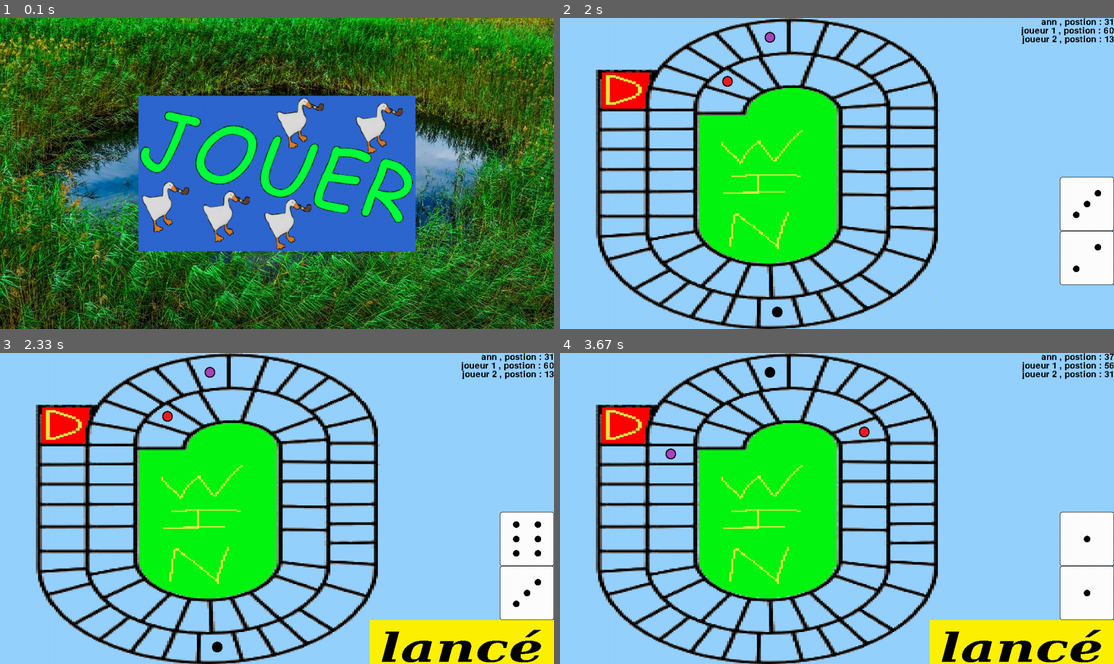
Above: before the commit, frames 1-4 (two rows, left to right).
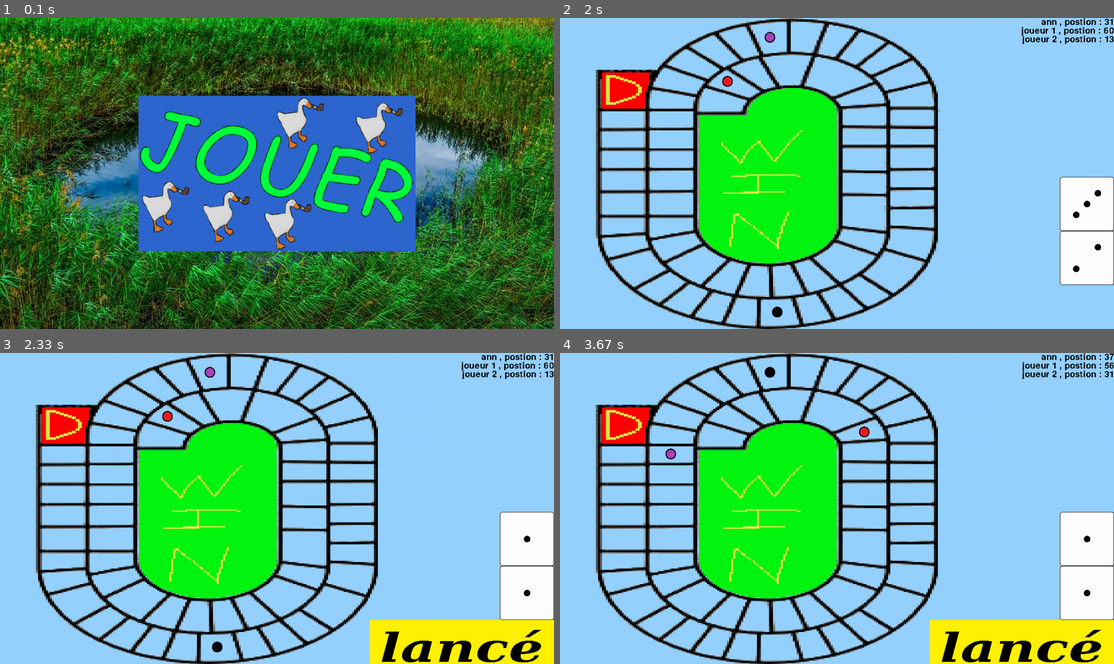
Above: after the commit, the same moments.

Repository: chokinyan/nsi-projet
Game: pygame game, started from projet nsi/projet.py
The game is run twice, just before and just after one commit, with the same random seed, the same clock (stepped at 60 frames per second) and the same inputs.
Inputs (mouse positions are in pixels of both pictures, inside the frame that each line leads up to):
- Up to frame 1 (0.1 s): no input
- Up to frame 2 (2 s): click (837, 173) at 0.38 s; click (632, 142) at 0.72 s; click (859, 210) at 1.05 s; type "ann" at 1.33 s; tap Enter at 1.67 s; click (1019, 307) at 1.95 s
- Up to frame 3 (2.33 s): no input
- Up to frame 4 (3.67 s): click (1019, 642) at 3.42 s

Frames 1-2 are identical in both runs. In frame 3, 1.4% of the frame differs, in the area x 6-98%, y 0-100%; in frame 4, nothing differs.

Commit message:
Update projet.py

Diff:
--- a/projet nsi/projet.py
+++ b/projet nsi/projet.py
@@ -26,10 +26,13 @@
             self.effet = ""
             self.joue = True
             self.bot = bot
-            self.nom = f"joueur {numero}"
+            if bot:
+                self.nom = f"BOT {numero}"
+            else :
+                self.nom = f"joueur {numero}"
 
         def new_position(self,déP : int,déD : int) -> None:
-            global tour,classement
+            global tour,classement,joueur
             total = déP + déD
             if tour < len(joueur):
                 if (déP == 6 and déD == 3) or (déP == 6 and déD == 3):
@@ -105,7 +108,7 @@
                     self.effet = ""
 
                 case default:
-                    pass
+                    return None
 
 class plateau:
         def __init__(self,numero_case : int) -> None:
@@ -295,11 +298,9 @@
                 pyg.time.wait(int(dée_sond.get_length()))
             if joueure[self.joueur_tour].joue:
                 joueure[self.joueur_tour].new_position(dée_1,dée_2)
-                self.partie(joueure=joueure)
             else :
-                #print(f'tour de {joueure[self.joueur_tour].nom} passer')
-                print(joueure[self.joueur_tour].effet)
                 joueure[self.joueur_tour].effect()
+            self.partie(joueure=joueure)
             self.joueur_tour = self.joueur_tour + 1 if self.joueur_tour + 1 < len(joueure) else 0
 
     def test(self) -> None:
